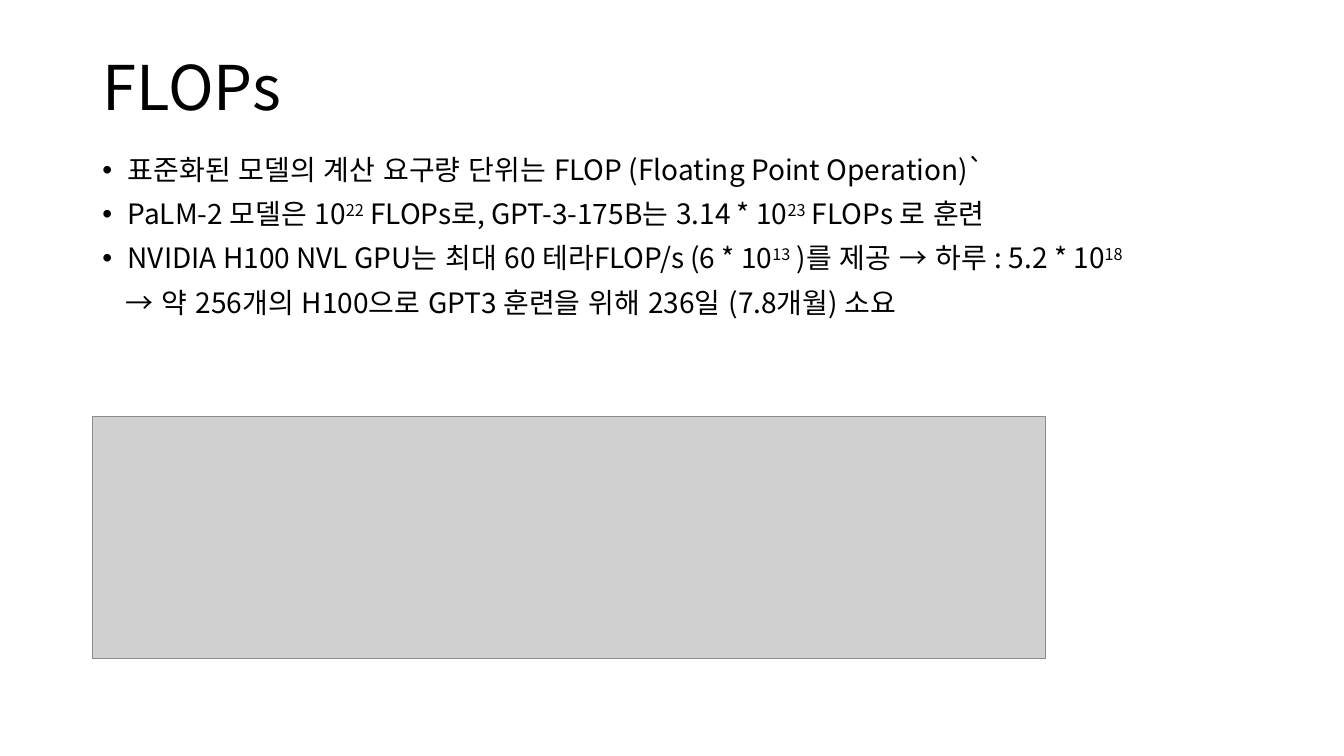
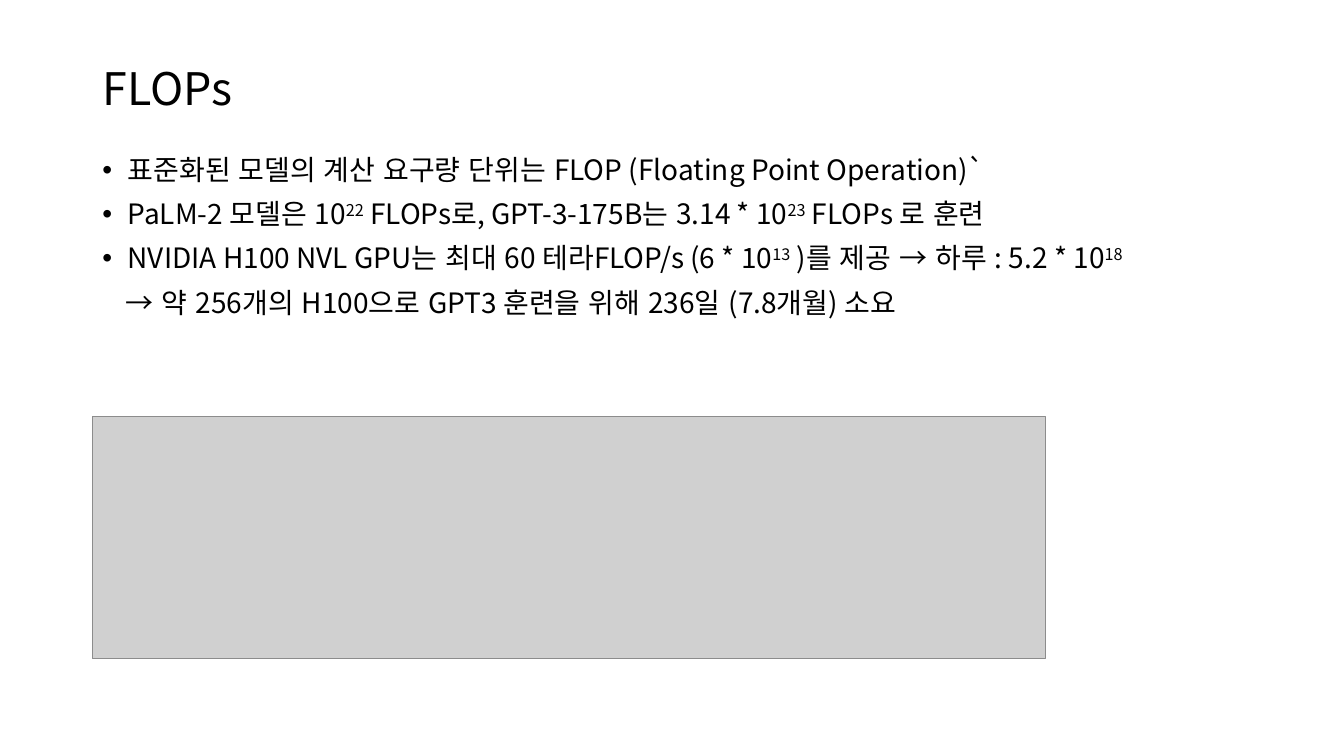
Before and after one commit to restful3/ds4th_study, a slide deck: slide 30 of source/AI_Engineering/Ch02_Ch02_Understanding_Foundation_Models_jeong.pptx. Drawn at 1344x756 pixels with LibreOffice and Linux fonts; fonts in the diff are those of the drawing; grey boxes stand for pictures. Boxes give left, top, right and bottom in pixels: in the first picture for what was removed or moved away, otherwise in the second. Text is boxed around its words. In the diff, an @@ line names an element or a change of style, - is before the commit and + after.

```diff
--- a/source/AI_Engineering/Ch02_Ch02_Understanding_Foundation_Models_jeong.pptx
+++ b/source/AI_Engineering/Ch02_Ch02_Understanding_Foundation_Models_jeong.pptx
@@ title "FLOPs" at (x1=102, y1=71, x2=232, y2=106): size 44 to 32 pt @@
```
Also in this commit, not shown: 7 other slides changed, 25 slides added, 1 slide removed, 1 other file.
